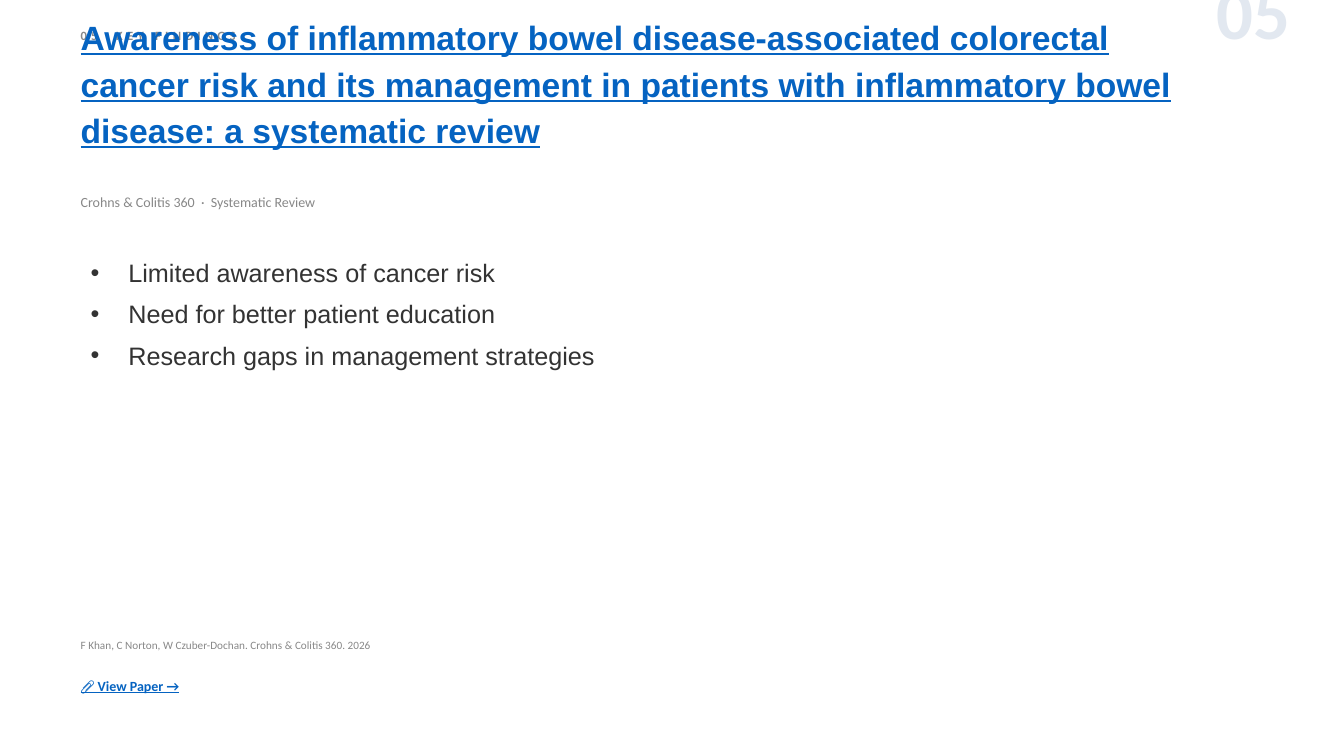
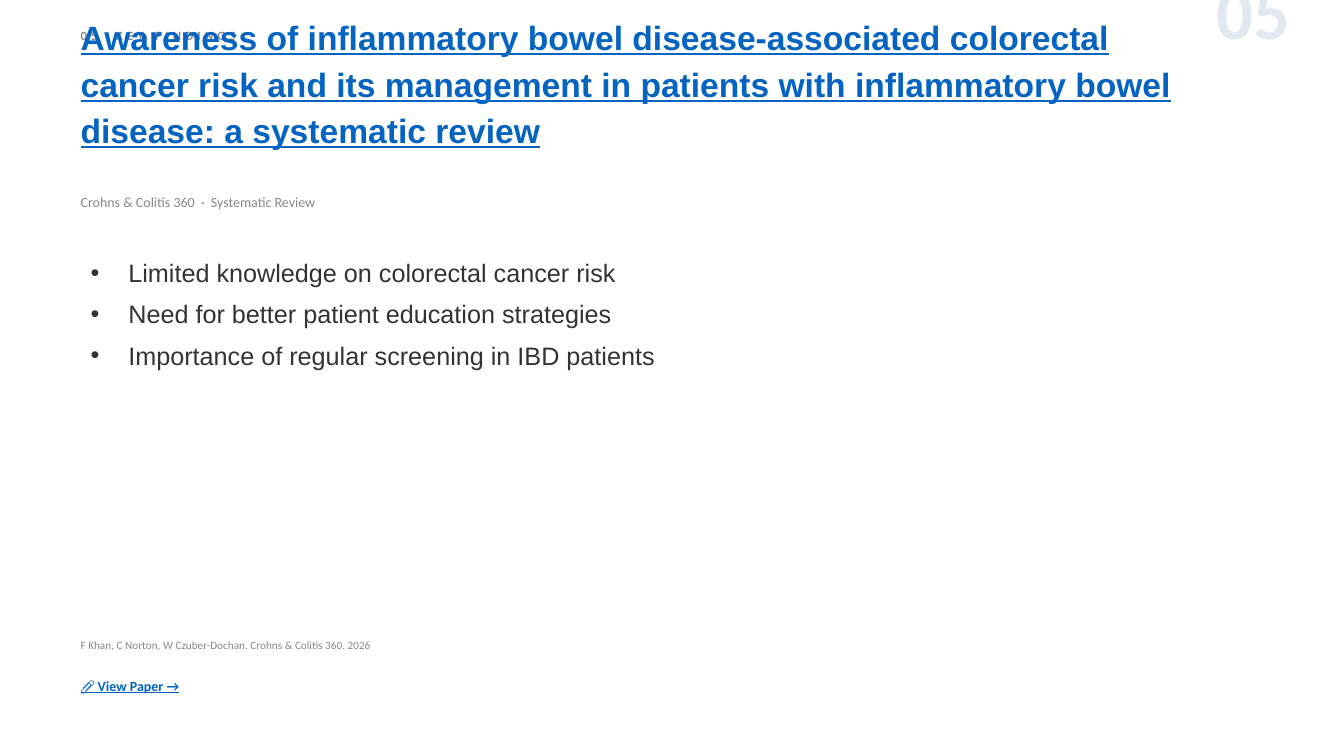
Before and after one commit to jejenhu-maker/colorectal-weekly-digest, a slide deck: slide 7 of docs/digest-en.pptx. Drawn at 1344x756 pixels with LibreOffice and Linux fonts; fonts in the diff are those of the drawing. Boxes give left, top, right and bottom in pixels: in the first picture for what was removed or moved away, otherwise in the second. Text is boxed around its words. In the diff, an @@ line names an element or a change of style, - is before the commit and + after.

```diff
--- a/docs/digest-en.pptx
+++ b/docs/digest-en.pptx
@@ text at (x1=128, y1=263, x2=654, y2=370): text changed @@
-• Limited awareness of cancer risk
-• Need for better patient education
-• Research gaps in management strategies
+• Limited knowledge on colorectal cancer risk
+• Need for better patient education strategies
+• Importance of regular screening in IBD patients
```
Also in this commit, not shown: 11 other slides changed, 2 slides added, 2 slides removed, 2 other files.
